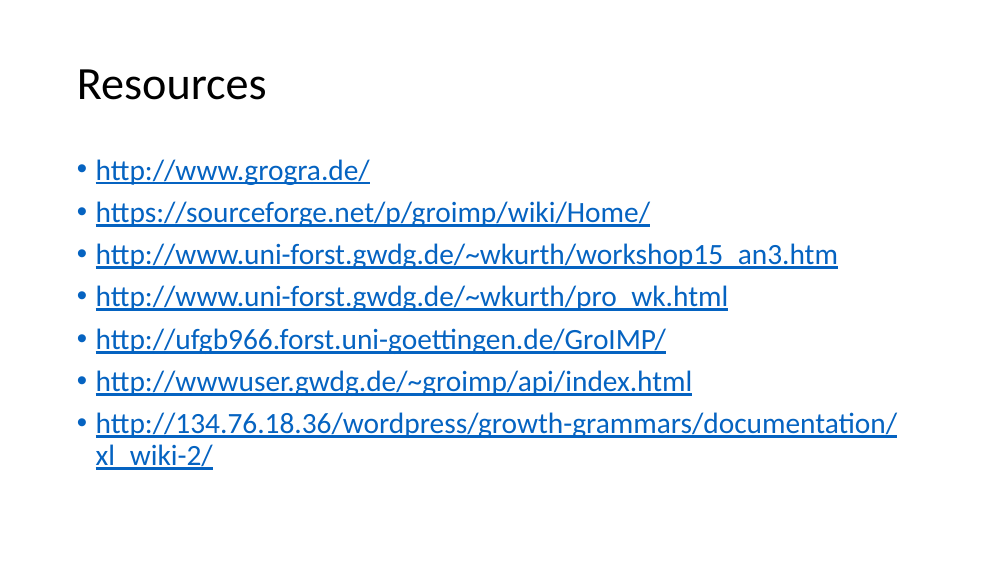
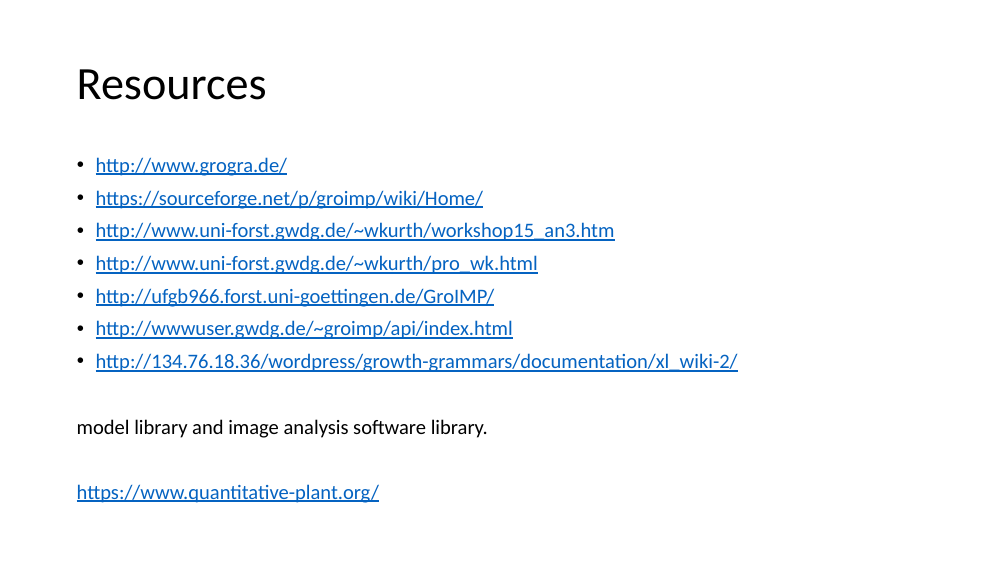
Before and after one commit to junqi108/GroIMP_training, a slide deck: slide 2 of Resources.pptx. Drawn at 1008x567 pixels with LibreOffice and Linux fonts; fonts in the diff are those of the drawing. Boxes give left, top, right and bottom in pixels: in the first picture for what was removed or moved away, otherwise in the second. Text is boxed around its words. In the diff, an @@ line names an element or a change of style, - is before the commit and + after.

Commit message:
add the model library address into resources, and add the files for the list of turtle commands and XL syntax

```diff
--- a/Resources.pptx
+++ b/Resources.pptx
@@ text at box(96, 157, 738, 372): size 28 to 19.6 pt in "http://www.grogra.de/", "https://sourceforge.net/p/groimp/wiki/Home/", "http://www.uni-forst.gwdg.de/~wkurth/workshop15_an3.htm", "http://www.uni-forst.gwdg.de/~wkurth/pro_wk.html" and 3 more places @@
@@ text at box(77, 419, 488, 503): paragraphs added @@
+model library and image analysis software library.
+https://www.quantitative-plant.org/
```
Also in this commit, not shown: 4 other files.
